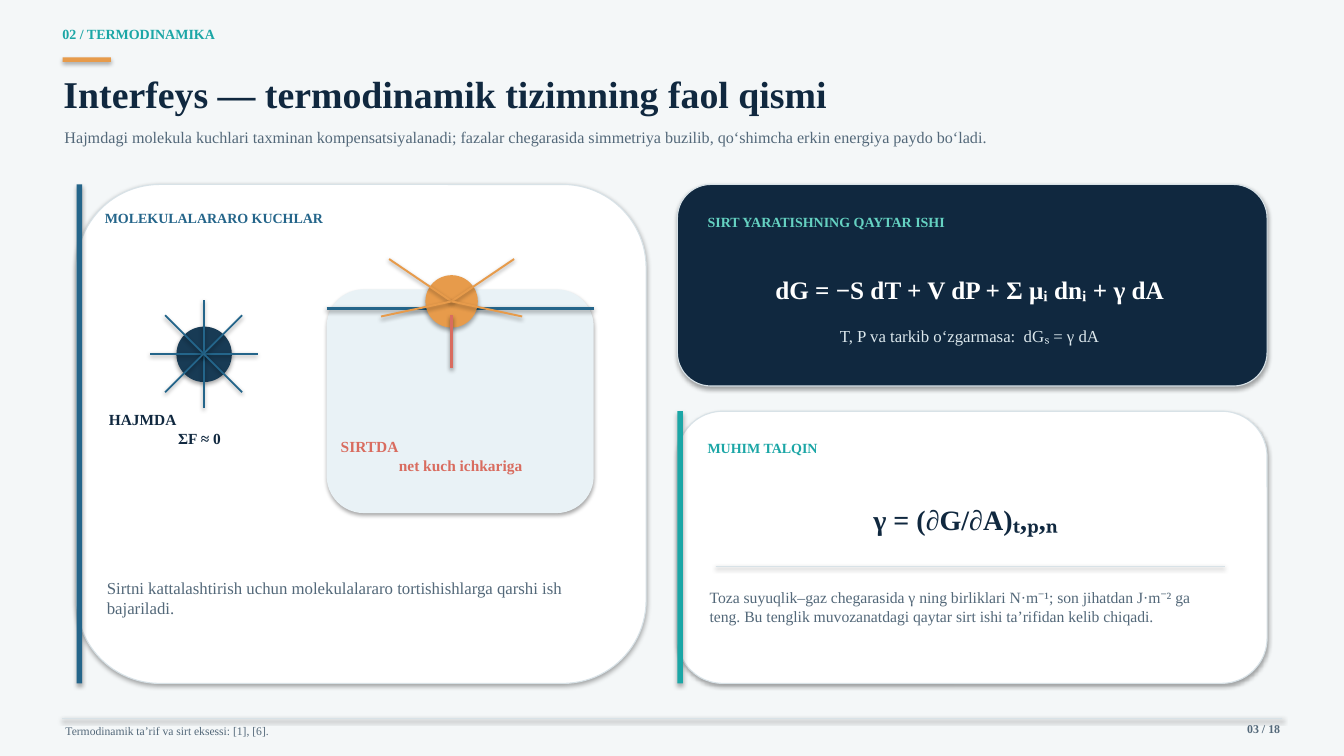
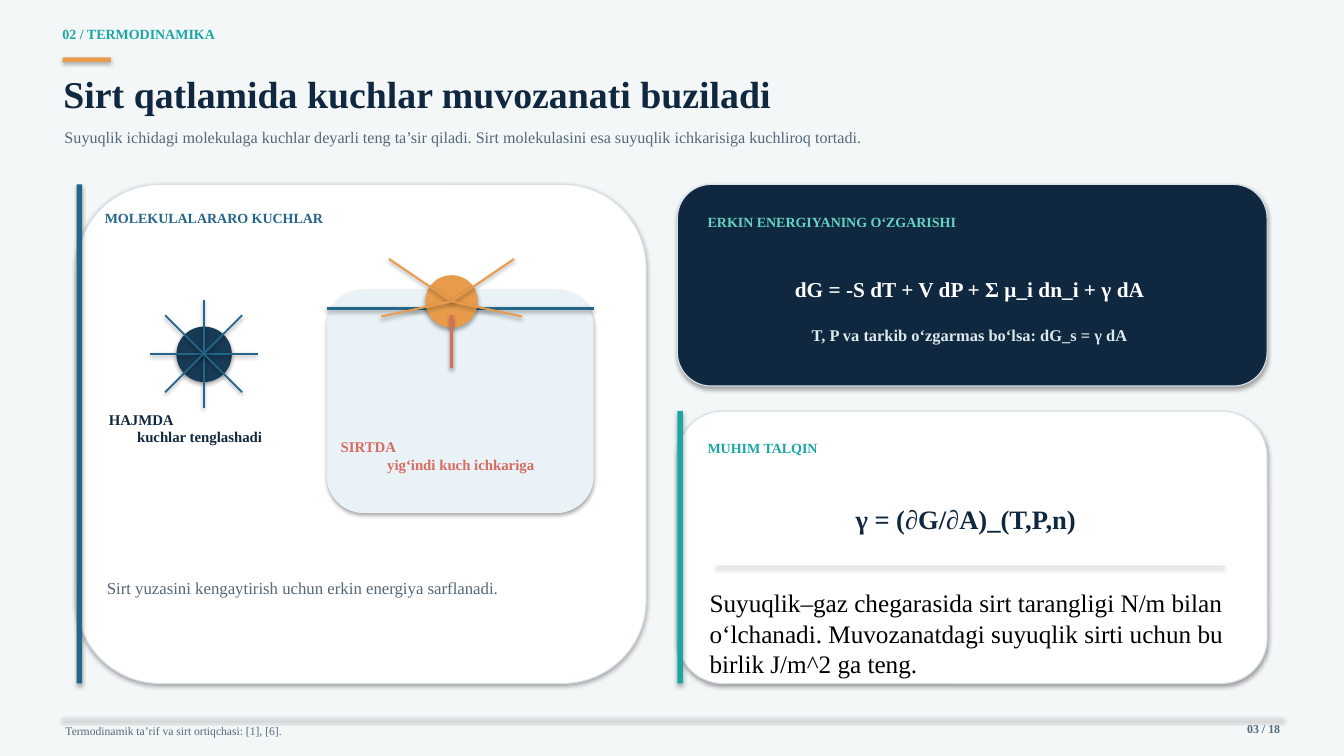
Before and after one commit to jabborovd18-collab/taqdimot-fayllari, a slide deck: slide 3 of sirt_hodisalari_adsorbsiya_ilmi.pptx. Drawn at 1344x756 pixels with LibreOffice and Linux fonts; fonts in the diff are those of the drawing. Boxes give left, top, right and bottom in pixels: in the first picture for what was removed or moved away, otherwise in the second. Text is boxed around its words. In the diff, an @@ line names an element or a change of style, - is before the commit and + after.

Commit message:
Polish Uzbek wording and formula clarity in adsorption deck

```diff
--- a/sirt_hodisalari_adsorbsiya_ilmi.pptx
+++ b/sirt_hodisalari_adsorbsiya_ilmi.pptx
@@ text at [63,81,770,116]: text changed @@
-Interfeys — termodinamik tizimning faol qismi
+Sirt qatlamida kuchlar muvozanati buziladi
@@ text at [64,132,861,147]: text changed @@
-Hajmdagi molekula kuchlari taxminan kompensatsiyalanadi; fazalar chegarasida simmetriya buzilib, qo‘shimcha erkin energiya paydo bo‘ladi.
+Suyuqlik ichidagi molekulaga kuchlar deyarli teng ta’sir qiladi. Sirt molekulasini esa suyuqlik ichkarisiga kuchliroq tortadi.
@@ text at [708,217,956,227]: text changed @@
-SIRT YARATISHNING QAYTAR ISHI
+ERKIN ENERGIYANING O‘ZGARISHI
@@ text at [795,282,1144,302]: text changed; size 18 to 15.2 pt @@
-dG = −S dT + V dP + Σ μᵢ dnᵢ + γ dA
+dG = -S dT + V dP + Σ μ_i dn_i + γ dA
@@ text at [812,329,1127,345]: text changed; size 12 to 11.7 pt; bold on @@
-T, P va tarkib o‘zgarmasa: dGₛ = γ dA
+T, P va tarkib o‘zgarmas bo‘lsa: dG_s = γ dA
@@ text at [109,415,262,446]: text changed; size 11 to 10.6 pt @@
-HAJMDA
-ΣF ≈ 0
+HAJMDA
+kuchlar tenglashadi
@@ text at [341,442,534,473]: text changed; size 11 to 10.6 pt @@
-SIRTDA
-net kuch ichkariga
+SIRTDA
+yig‘indi kuch ichkariga
@@ text at [856,510,1076,535]: text changed; size 20 to 19 pt @@
-γ = (∂G/∂A)ₜ,ₚ,ₙ
+γ = (∂G/∂A)_(T,P,n)
@@ text at [107,582,498,598]: text changed @@
-Sirtni kattalashtirish uchun molekulalararo tortishishlarga qarshi ish bajariladi.
+Sirt yuzasini kengaytirish uchun erkin energiya sarflanadi.
@@ text at [710,594,1223,679]: text changed; size 11.2 to 18 pt; text colour #536879 to #000000 @@
-Toza suyuqlik–gaz chegarasida γ ning birliklari N·m⁻¹; son jihatdan J·m⁻² ga teng. Bu tenglik muvozanatdagi qaytar sirt ishi ta’rifidan kelib chiqadi.
+Suyuqlik–gaz chegarasida sirt tarangligi N/m bilan o‘lchanadi. Muvozanatdagi suyuqlik sirti uchun bu birlik J/m^2 ga teng.
@@ text at [65,727,281,738]: text changed @@
-Termodinamik ta’rif va sirt eksessi: [1], [6].
+Termodinamik ta’rif va sirt ortiqchasi: [1], [6].
```
Also in this commit, not shown: 17 other slides changed.
